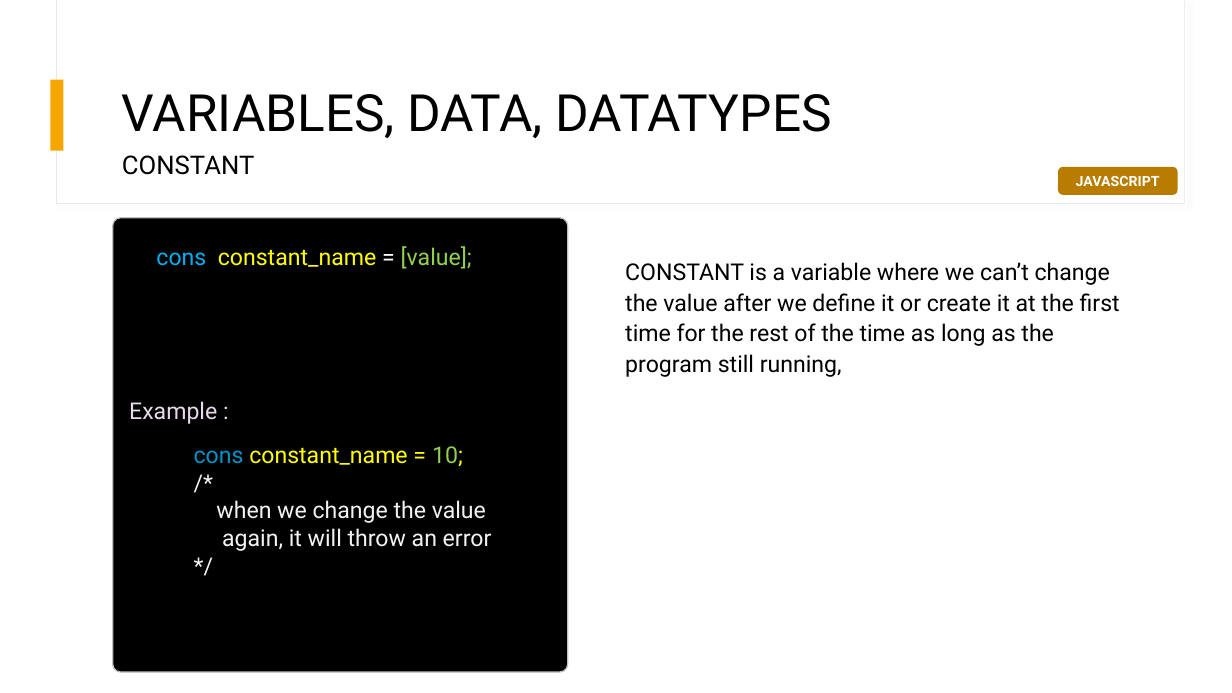
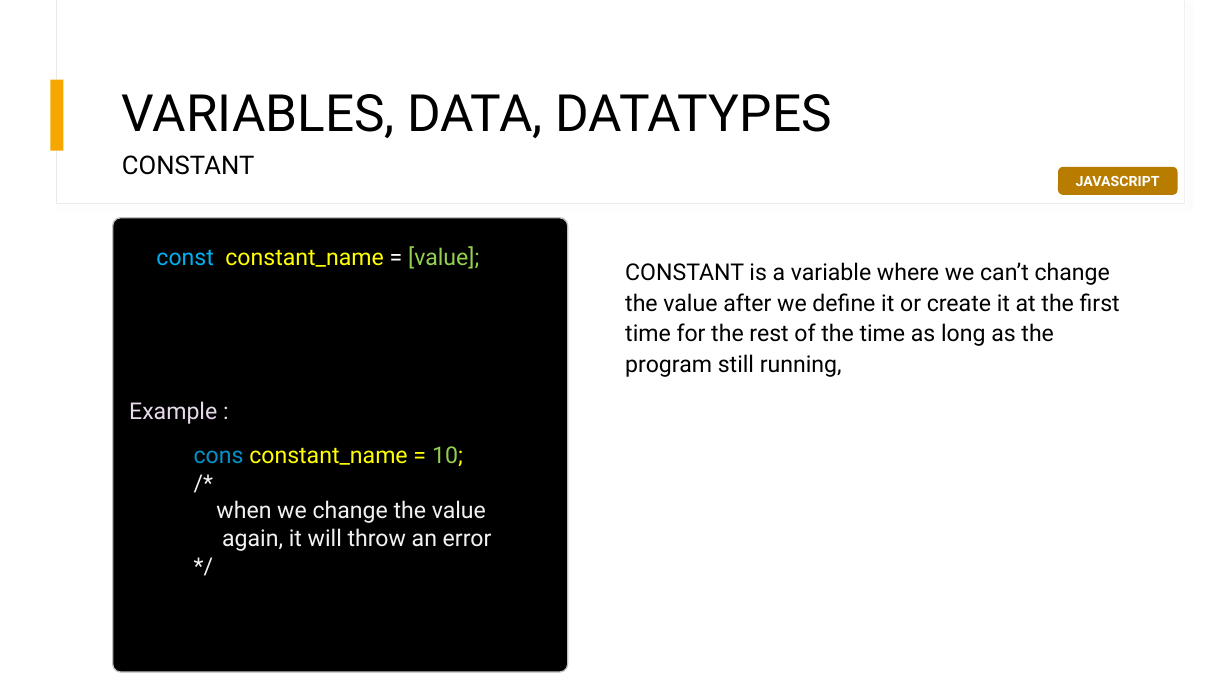
Before and after one commit to derawan/Project02, a slide deck: slide 6 of Documents/JAVASCRIPT PROGRAMMING FUNDAMENTALS.pptx. Drawn at 1232x693 pixels with LibreOffice and Linux fonts; fonts in the diff are those of the drawing. Boxes give left, top, right and bottom in pixels: in the first picture for what was removed or moved away, otherwise in the second. Text is boxed around its words. In the diff, an @@ line names an element or a change of style, - is before the commit and + after.

```diff
--- a/Documents/JAVASCRIPT PROGRAMMING FUNDAMENTALS.pptx
+++ b/Documents/JAVASCRIPT PROGRAMMING FUNDAMENTALS.pptx
@@ text at box(156, 246, 479, 269): text changed @@
-cons constant_name = [value];
+const constant_name = [value];
```
Also in this commit, not shown: 2 other slides changed, 6 other files.
